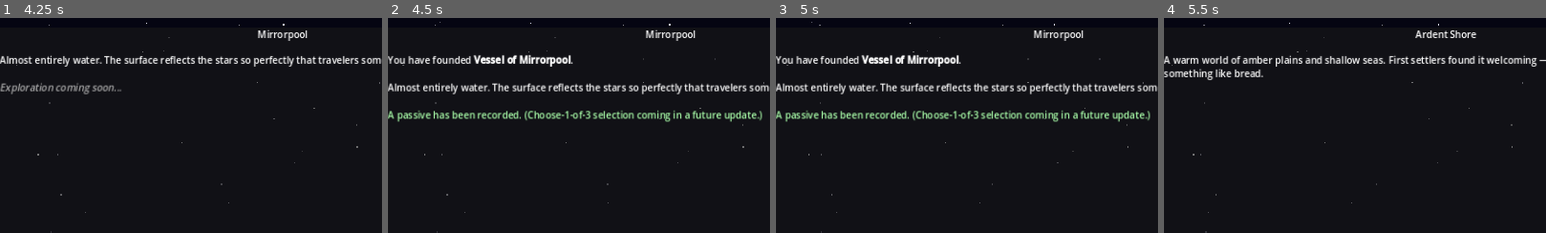
Above: before the commit, frames 1-4 (left to right).
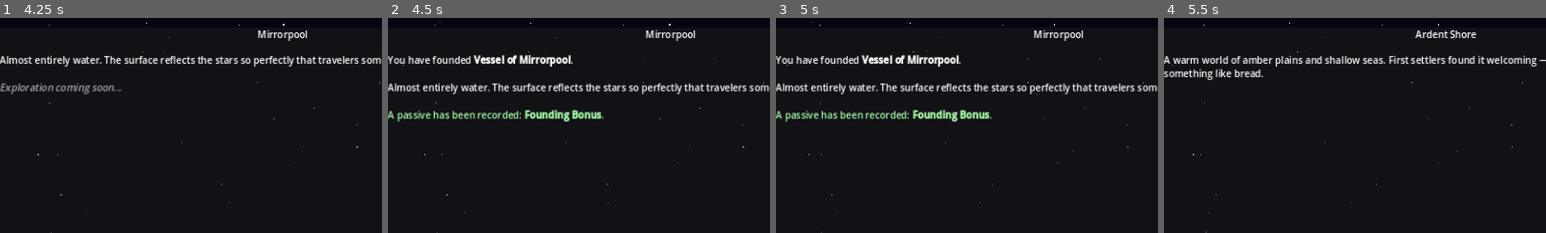
Above: after the commit, the same moments.

Repository: ColdTie/Metanoia-Vessel-2D
Game: Godot game, scene res://scenes/travel/travel_screen.tscn
Two runs of this game, one before a commit and one after it. Both use one fixed random seed, a clock stepped at 60 frames per second and the inputs below.
Inputs:
- Up to frame 1 (4.25 s): click "Pale Drift (3)" at 0.5 s; click "Verdant Coil (5)" at 1.25 s; click "The Hush (7)" at 2 s; click "Mirrorpool (9)" at 2.75 s; click "Depart (9 fuel)" at 3.5 s
- Up to frame 2 (4.5 s): click "Found Vessel" at 4.25 s
- Up to frame 3 (5 s): no input
- Up to frame 4 (5.5 s): click "Ardent Shore (start)" at 5 s
The pictures show only the part of the screen within x 25-75%, y 0-50%; the shares and areas given below are measured in that part.

Frame 1 is identical in both runs. In frame 2, 1.7% of the frame differs, in the area x 34-98%, y 42-49%; in frame 3, 1.7%; in frame 4, nothing differs.

Commit message:
feat: choose-1-of-3 passive select on settling
Fill out the full 10-entry passive roster in GameState and add a
draw_passive_choices() helper (excludes founding_bonus + owned passives).
New passive_select scene/UI presents 3 random options after every
settlement past the first, which still auto-grants Founding Bonus.

Co-Authored-By: Claude Sonnet 5 <noreply@anthropic.com>
Claude-Session: https://claude.ai/code/session_01WgNATrn2RgmGBRDvtNXW74

Diff:
--- /dev/null
+++ b/scenes/ui/passive_select.tscn
@@ -0,0 +1,6 @@
+[gd_scene load_steps=2 format=3 uid="uid://cpassiveselect1"]
+
+[ext_resource type="Script" path="res://scripts/ui/passive_select.gd" id="1_passive"]
+
+[node name="PassiveSelect" type="Control"]
+script = ExtResource("1_passive")
--- a/scripts/autoloads/game_state.gd
+++ b/scripts/autoloads/game_state.gd
@@ -3,6 +3,22 @@
 # Singleton: all mutable game state. Access via GameState.x anywhere.
 
 const MAX_PASSIVES := 10  # Reaching this triggers void unlock check
+
+# Full planned roster (10 — see design/systems.md). "founding_bonus" is
+# granted automatically on the player's first settlement and is never
+# offered through the choose-1-of-3 draw.
+const PASSIVE_ROSTER: Array = [
+	{"id": "founding_bonus", "name": "Founding Bonus", "desc": "The act of founding grants clarity. +5 max fuel."},
+	{"id": "root_knowledge", "name": "Root Knowledge", "desc": "Jungle worlds yield extra specimens."},
+	{"id": "echo_listener", "name": "Echo Listener", "desc": "Unlocks extra creature dialogue options."},
+	{"id": "frost_hardened", "name": "Frost Hardened", "desc": "Ice-world travel costs 1 less fuel."},
+	{"id": "tide_reader", "name": "Tide Reader", "desc": "Ocean worlds reveal hidden specimens."},
+	{"id": "dust_walker", "name": "Dust Walker", "desc": "Desert worlds never trigger forced combat."},
+	{"id": "trade_instinct", "name": "Trade Instinct", "desc": "Plant and info sales yield 10% more credits."},
+	{"id": "steady_hands", "name": "Steady Hands", "desc": "Combat encounters never cost you a specimen."},
+	{"id": "star_chart", "name": "Star Chart", "desc": "See full world descriptions before you ever visit."},
+	{"id": "quiet_hull", "name": "Quiet Hull", "desc": "Hostile creatures are more likely to offer a talk option."},
+]
 
 var current_world: String = "Ardent Shore"
 var passives: Array = []          # Array of {id, name, desc, source}
@@ -111,6 +127,34 @@
 	return true
 
 
+func get_owned_passive_ids() -> Array:
+	var ids: Array = []
+	for p in passives:
+		ids.append(p.get("id", ""))
+	return ids
+
+
+func draw_passive_choices(count: int, source: String) -> Array:
+	# Random, non-repeating draw from the roster, excluding founding_bonus
+	# (first-settlement-only) and any passive already owned.
+	var owned := get_owned_passive_ids()
+	var pool: Array = []
+	for entry in PASSIVE_ROSTER:
+		if entry["id"] == "founding_bonus":
+			continue
+		if entry["id"] in owned:
+			continue
+		pool.append(entry)
+	pool.shuffle()
+
+	var picks: Array = []
+	for i in min(count, pool.size()):
+		var choice: Dictionary = pool[i].duplicate()
+		choice["source"] = source
+		picks.append(choice)
+	return picks
+
+
 func add_passive(passive: Dictionary) -> void:
 	passives.append(passive)
 	passive_gained.emit(passive)
--- a/scripts/travel/travel_screen.gd
+++ b/scripts/travel/travel_screen.gd
@@ -7,6 +7,8 @@
 const STAR_SPEEDS: Array = [12.0, 28.0, 55.0]
 const STAR_COUNTS: Array = [120, 70, 35]
 const STAR_SPAN_W: float = 2560.0   # double viewport width for seamless wrap
+
+const PassiveSelectScene := preload("res://scenes/ui/passive_select.tscn")
 
 var _star_layers: Array = []
 var _star_root: Node2D
@@ -20,6 +22,7 @@
 var _world_desc_label: RichTextLabel
 var _depart_button: Button
 var _settle_button: Button
+var _ui_root: Control
 
 var _selected_world_id: String = ""
 
@@ -96,6 +99,7 @@
 	root.name = "UIRoot"
 	root.set_anchors_and_offsets_preset(Control.PRESET_FULL_RECT)
 	canvas.add_child(root)
+	_ui_root = root
 
 	_build_left_panel(root)
 	_build_right_panel(root)
@@ -290,7 +294,20 @@
 	world["settled"] = true
 	world["vessel_name"] = "Vessel of " + world["name"]
 
-	# Grant the founding passive (choose-1-of-3 UI is TODO)
+	_settle_button.visible = false
+	_populate_destinations()
+
+	_world_name_label.text = world["name"]
+	_world_desc_label.text = "You have founded [b]" + world["vessel_name"] + "[/b]."
+
+	if GameState.passives.is_empty():
+		_grant_founding_bonus(world)
+	else:
+		_offer_passive_choice(world)
+
+
+func _grant_founding_bonus(world: Dictionary) -> void:
+	# First settlement ever: auto-grant Founding Bonus, no choice offered.
 	GameState.add_passive({
 		"id": "founding_bonus",
 		"name": "Founding Bonus",
@@ -299,18 +316,41 @@
 	})
 	GameState.max_fuel += 5
 	GameState.refuel(5)
-
-	_settle_button.visible = false
-	_populate_destinations()
 	_refresh_status()
-
+	_show_settle_note(world, "A passive has been recorded: [b]Founding Bonus[/b].")
+	SaveLoad.save_game()
+
+
+func _offer_passive_choice(world: Dictionary) -> void:
+	var choices: Array = GameState.draw_passive_choices(3, world["name"])
+	if choices.is_empty():
+		_refresh_status()
+		_show_settle_note(world, "No new passives remain to discover here.")
+		SaveLoad.save_game()
+		return
+
+	# Untyped: PassiveSelectScene.instantiate() statically returns Node, but
+	# .setup()/.passive_chosen live on the attached script — keep this
+	# Variant so GDScript resolves them dynamically instead of erroring.
+	var select = PassiveSelectScene.instantiate()
+	_ui_root.add_child(select)
+	select.setup(choices)
+	select.passive_chosen.connect(_on_passive_chosen.bind(world))
+
+
+func _on_passive_chosen(passive: Dictionary, world: Dictionary) -> void:
+	GameState.add_passive(passive)
+	_refresh_status()
+	_show_settle_note(world, "A passive has been recorded: [b]" + passive.get("name", "") + "[/b].")
+	SaveLoad.save_game()
+
+
+func _show_settle_note(world: Dictionary, note: String) -> void:
+	_world_name_label.text = world["name"]
 	_world_desc_label.text = \
 		"You have founded [b]" + world["vessel_name"] + "[/b].\n\n" \
 		+ world.get("description", "") \
-		+ "\n\n[color=#aaffaa]A passive has been recorded. " \
-		+ "(Choose-1-of-3 selection coming in a future update.)[/color]"
-
-	SaveLoad.save_game()
+		+ "\n\n[color=#aaffaa]" + note + "[/color]"
 
 
 func _on_world_changed(_new_world: String) -> void:
--- /dev/null
+++ b/scripts/ui/passive_select.gd
@@ -0,0 +1,48 @@
+extends Control
+
+# Choose-1-of-3 passive reward panel, shown after settling a world
+# (except the very first settlement, which auto-grants Founding Bonus).
+# Instantiate, call setup(choices), then listen for passive_chosen.
+
+signal passive_chosen(passive: Dictionary)
+
+
+func setup(choices: Array) -> void:
+	set_anchors_and_offsets_preset(Control.PRESET_FULL_RECT)
+
+	var dim := ColorRect.new()
+	dim.name = "Dim"
+	dim.set_anchors_and_offsets_preset(Control.PRESET_FULL_RECT)
+	dim.color = Color(0.0, 0.0, 0.0, 0.6)
+	add_child(dim)
+
+	var center := CenterContainer.new()
+	center.set_anchors_and_offsets_preset(Control.PRESET_FULL_RECT)
+	add_child(center)
+
+	var panel := PanelContainer.new()
+	panel.custom_minimum_size = Vector2(520.0, 0.0)
+	center.add_child(panel)
+
+	var vbox := VBoxContainer.new()
+	vbox.add_theme_constant_override("separation", 10)
+	panel.add_child(vbox)
+
+	var title := Label.new()
+	title.text = "Choose a Passive"
+	title.horizontal_alignment = HORIZONTAL_ALIGNMENT_CENTER
+	vbox.add_child(title)
+	vbox.add_child(HSeparator.new())
+
+	for choice in choices:
+		var btn := Button.new()
+		btn.text = "%s\n%s" % [choice.get("name", ""), choice.get("desc", "")]
+		btn.custom_minimum_size = Vector2(0.0, 64.0)
+		btn.autowrap_mode = TextServer.AUTOWRAP_WORD_SMART
+		btn.pressed.connect(_on_choice_pressed.bind(choice))
+		vbox.add_child(btn)
+
+
+func _on_choice_pressed(choice: Dictionary) -> void:
+	passive_chosen.emit(choice)
+	queue_free()
Not shown, changed: design/content-log.md
Not shown, changed: design/systems.md
